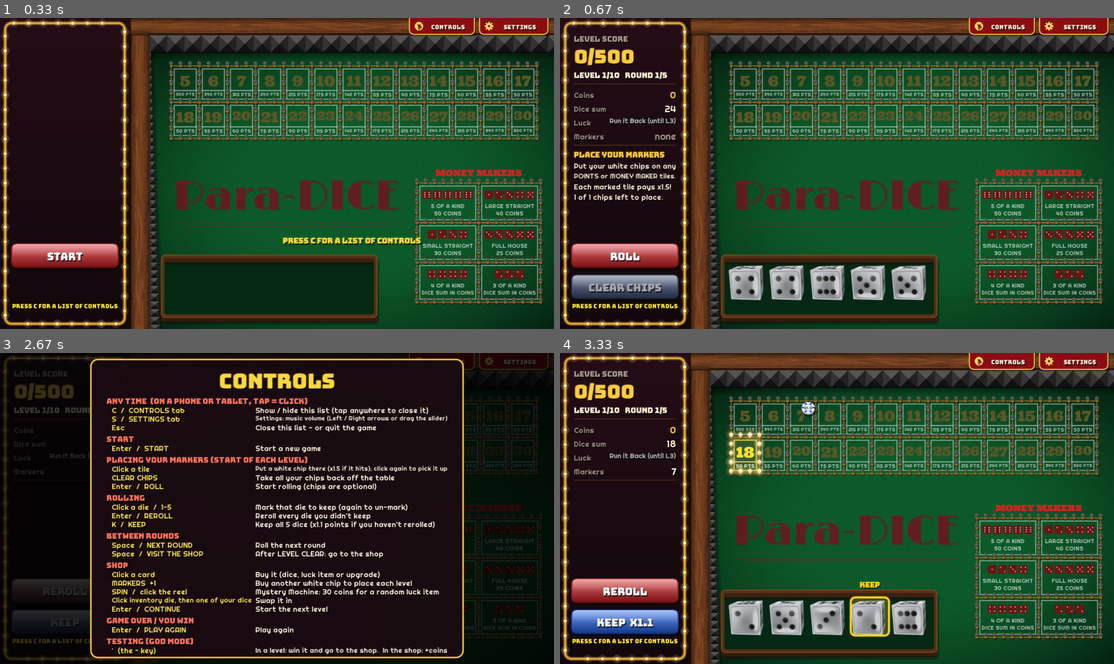
Above: before the commit, frames 1-4 (two rows, left to right).
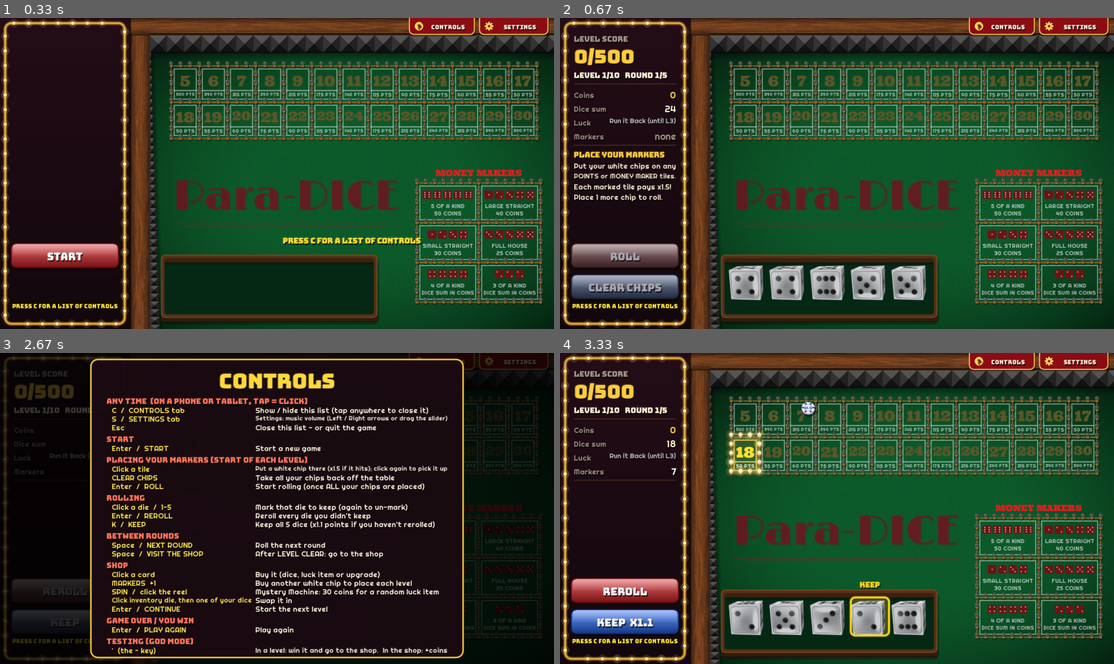
Above: after the commit, the same moments.

Repository: OJSS18/para-dice
Game: LÖVE game, started from main.lua
Same seed, same stepped clock (60 frames per second), same inputs: the game is played once before the commit and once after it.
Inputs (mouse positions are in pixels of both pictures, inside the frame that each line leads up to):
- Up to frame 1 (0.33 s): no input
- Up to frame 2 (0.67 s): press the mouse at (626, 254) at 0.37 s; move the mouse to (759, 248) at 0.47 s; release the mouse at (892, 241) at 0.6 s
- Up to frame 3 (2.67 s): press the mouse at (238, 418) at 0.7 s; move the mouse to (354, 480) at 0.8 s; release the mouse at (470, 545) at 0.93 s; tap Enter at 1 s; press the mouse at (515, 362) at 1.37 s; move the mouse to (409, 387) at 1.47 s; release the mouse at (304, 415) at 1.6 s; hold Right 1.67-2.13 s; press the mouse at (515, 362) at 2.2 s; move the mouse to (448, 390) at 2.3 s; release the mouse at (387, 418) at 2.43 s; press the mouse at (443, 362) at 2.53 s; move the mouse to (337, 492) at 2.63 s
- Up to frame 4 (3.33 s): release the mouse at (792, 623) at 2.77 s; press the mouse at (1075, 362) at 2.87 s; move the mouse to (892, 405) at 2.97 s; release the mouse at (715, 449) at 3.1 s; press the mouse at (870, 617) at 3.2 s; move the mouse to (931, 524) at 3.3 s

Frame 1 is identical in both runs. In frame 2, 1.8% of the frame differs, in the area x 1-22%, y 56-81%; in frame 3, 0.3%; in frame 4, nothing differs.

Commit message:
Force placing every marker before rolling (Addict still skips placing)

Diff:
--- a/banner.lua
+++ b/banner.lua
@@ -188,8 +188,13 @@
             "Put your white chips on any",
             "POINTS or MONEY MAKER tiles.",
             "Each marked tile pays x" .. markers.MULTIPLIER .. "!",
-            chipsLeft .. " of " .. markers.owned .. " chips left to place.",
         }
+        -- The level can't start until every chip is down.
+        if chipsLeft > 0 then
+            table.insert(lines, "Place " .. chipsLeft .. " more chip" .. (chipsLeft == 1 and "" or "s") .. " to roll.")
+        else
+            table.insert(lines, "All chips placed - ROLL!")
+        end
         for n, line in ipairs(lines) do
             ui.text(line, fonts.small, c.x, y + 8 + n * 24, c.w, "left", CREAM)
         end
@@ -250,7 +255,8 @@
     if placing then
         -- Before the first roll: ROLL starts the level (chip or no chip),
         -- and the blue button takes the chip back off the table.
-        ui.glossyButton(layout.rerollButton(), "ROLL", RED_BUTTON, true)
+        -- ROLL stays grey until every chip is on the table.
+        ui.glossyButton(layout.rerollButton(), "ROLL", RED_BUTTON, markers.allPlaced())
         ui.glossyButton(layout.keepButton(), "CLEAR CHIPS", BLUE_BUTTON, markers.count() > 0)
     else
         -- Neither works while dice are moving.
--- a/controlsguide.lua
+++ b/controlsguide.lua
@@ -24,7 +24,7 @@
     { title = "PLACING YOUR MARKERS (start of each level)", items = {
         { "Click a tile",        "Put a white chip there (x1.5 if it hits); click again to pick it up" },
         { "CLEAR CHIPS",         "Take all your chips back off the table" },
-        { "Enter  /  ROLL",      "Start rolling (chips are optional)" },
+        { "Enter  /  ROLL",      "Start rolling (once ALL your chips are placed)" },
     } },
     { title = "ROLLING", items = {
         { "Click a die  /  1-5", "Mark that die to keep (again to un-mark)" },
--- a/main.lua
+++ b/main.lua
@@ -362,8 +362,9 @@
         end
 
     elseif state == "placeMarker" then
-        if isEnter then
-            startRound()        -- the marker is optional: Enter rolls either way
+        -- Every chip has to be on the table before the level can start.
+        if isEnter and markers.allPlaced() then
+            startRound()
         end
 
     elseif state == "play" then
@@ -476,14 +477,15 @@
         return
     end
 
-    -- Placing the marker: click a tile to put the chip there; ROLL starts
-    -- the level; the blue button takes the chip back off.
+    -- Placing markers: click a tile to put a chip there (or pick it up);
+    -- ROLL starts the level once every chip is placed; the blue button
+    -- takes all the chips back off.
     if state == "placeMarker" then
         local kind, k = layout.getTileAt(x, y)
         if kind then
             placeMarkerAt(kind, k)
-        elseif layout.isOnRerollButton(x, y) then
-            startRound()
+        elseif layout.isOnRerollButton(x, y) and markers.allPlaced() then
+            startRound()        -- ROLL only works once every chip is placed
         elseif layout.isOnKeepButton(x, y) then
             markers.clear()
         end
--- a/markers.lua
+++ b/markers.lua
@@ -50,6 +50,12 @@
 -- How many markers are on the table right now.
 function markers.count()
     return #markers.placed
+end
+
+-- Are ALL the player's markers on the table? The level can't start until
+-- they are (unless a luck item like Addict skips placing altogether).
+function markers.allPlaced()
+    return #markers.placed >= markers.owned
 end
 
 -- Where in the 'placed' list a tile's marker is (or nil if it has none).
Not shown, changed: docs/game.data
